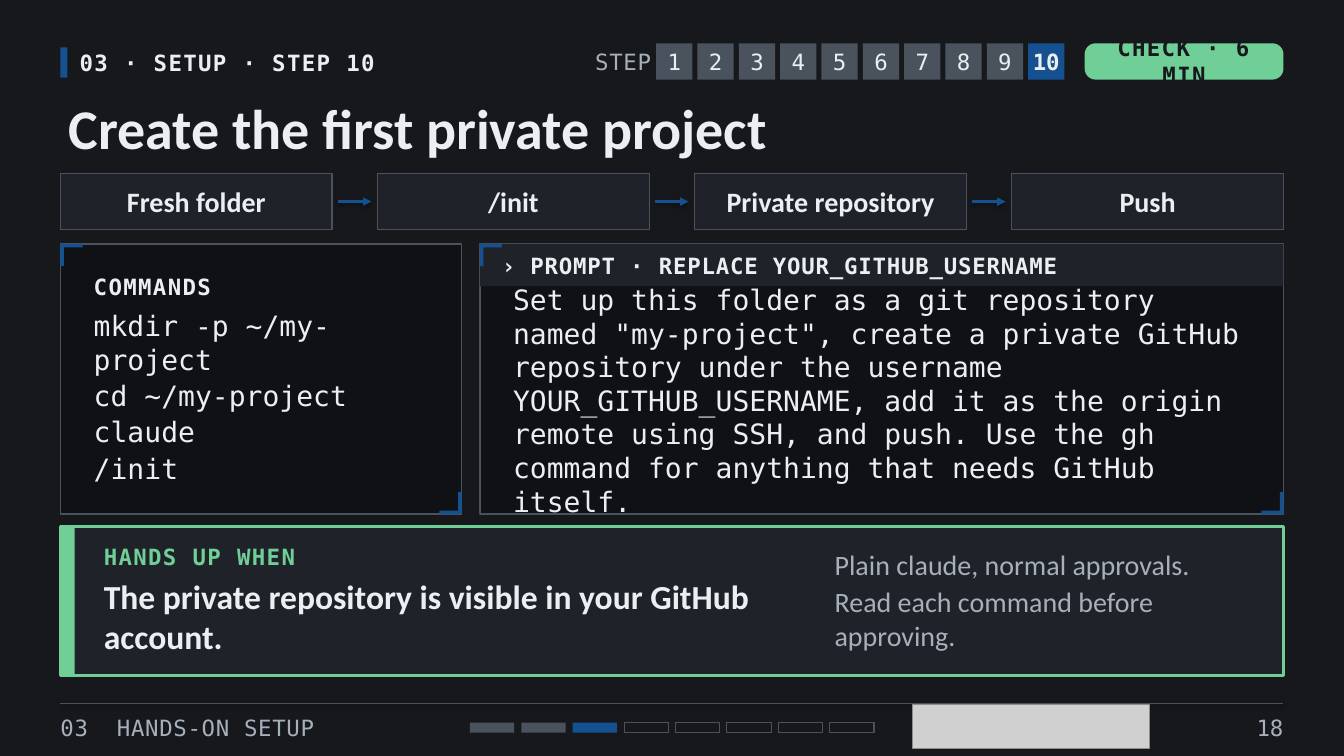
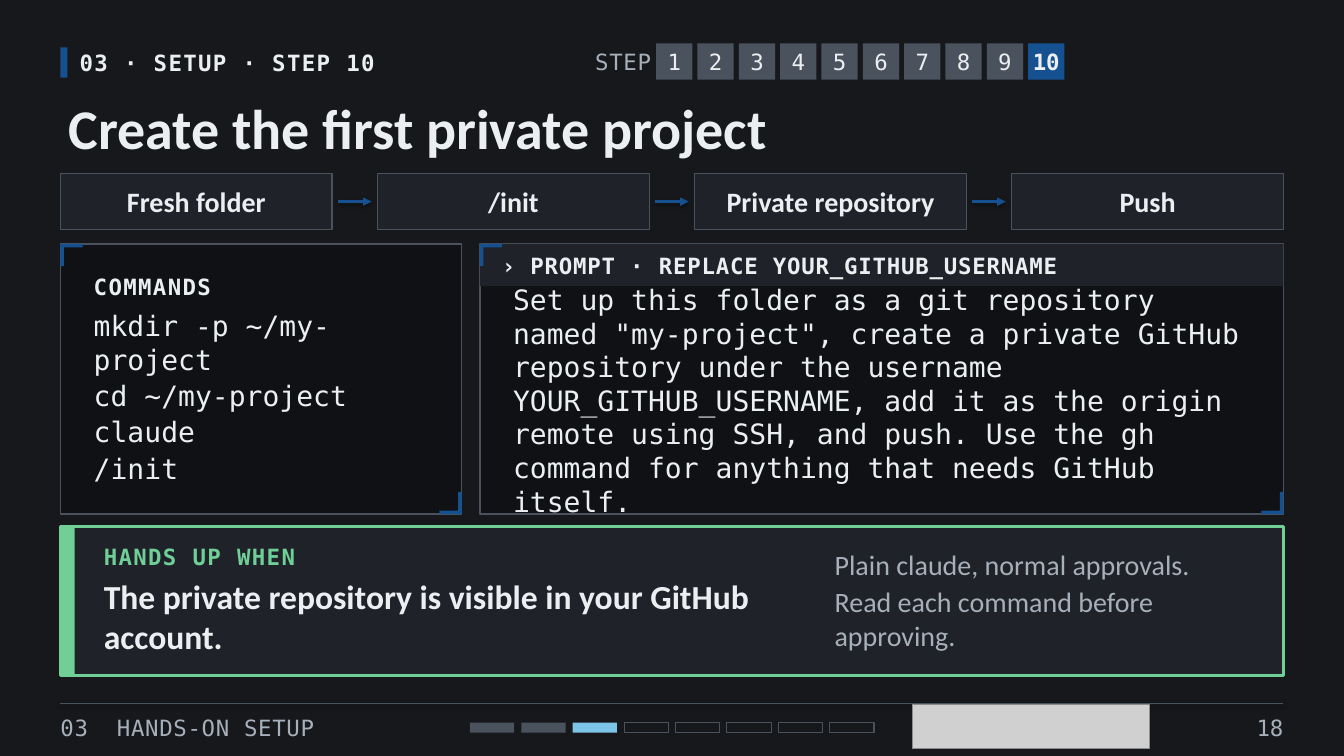
Before and after one commit to OCDEkr/Cite-Talk-2026, a slide deck: slide 18 of CITE-2026-AI-Cybersecurity-Workshop-With-Intro.pptx. Drawn at 1344x756 pixels with LibreOffice and Linux fonts; fonts in the diff are those of the drawing; grey boxes stand for pictures. Boxes give left, top, right and bottom in pixels: in the first picture for what was removed or moved away, otherwise in the second. Text is boxed around its words. In the diff, an @@ line names an element or a change of style, - is before the commit and + after.

```diff
--- a/CITE-2026-AI-Cybersecurity-Workshop-With-Intro.pptx
+++ b/CITE-2026-AI-Cybersecurity-Workshop-With-Intro.pptx
@@ rounded rectangle removed at (1085,43,1284,80) @@
-CHECK · 6 MIN
@@ rectangle at (573,723,617,733): fill #155191 to #7CC4E8 @@
```
Also in this commit, not shown: 19 other slides changed.
